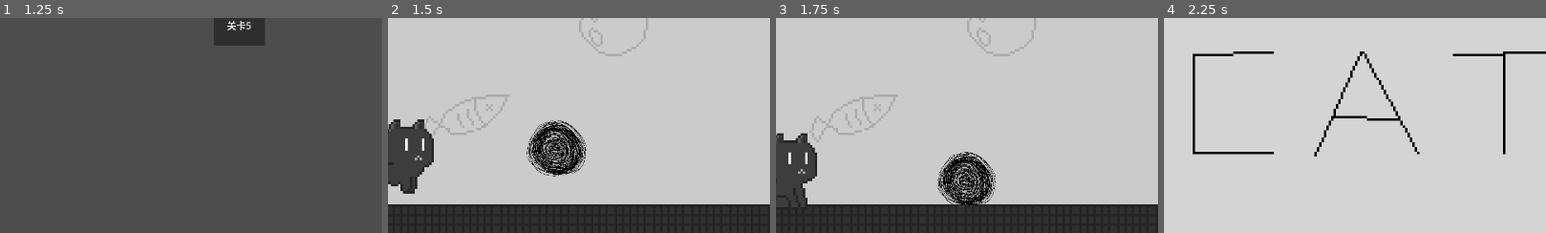
Above: before the commit, frames 1-4 (left to right).
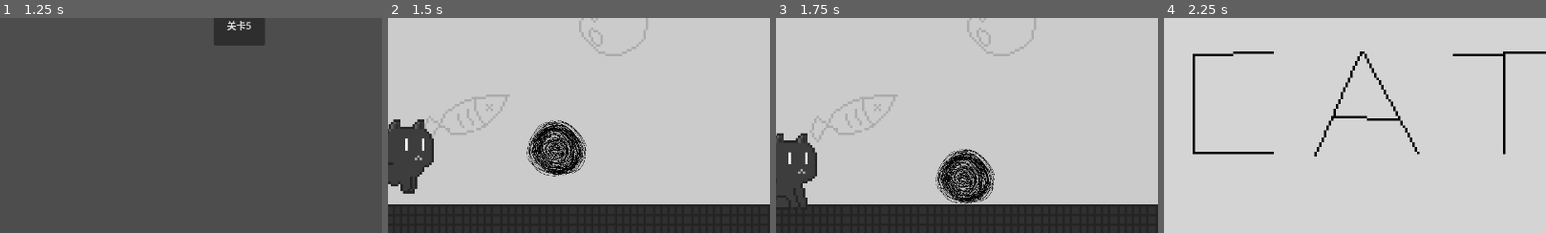
Above: after the commit, the same moments.

Repository: lzcm729/cat-and-string-ball
Game: Godot game, scene res://GUI/start_menu.tscn
Two runs of this game, one before a commit and one after it. Both use one fixed random seed, a clock stepped at 60 frames per second and the inputs below.
Inputs:
- Up to frame 1 (1.25 s): click "Play" at 0.5 s
- Up to frame 2 (1.5 s): click "关卡1" at 1.25 s
- Up to frame 3 (1.75 s): no input
- Up to frame 4 (2.25 s): click "Back" at 2 s
The pictures show only the part of the screen within x 9-59%, y 50-100%; the shares and areas given below are measured in that part.

Frames 1-2 are identical in both runs. In frame 3, 2.2% of the frame differs, in the area x 41-58%, y 60-88%; in frame 4, nothing differs.

Commit message:
调整初始缩放

Diff:
--- a/StringBall/StringBall.tscn
+++ b/StringBall/StringBall.tscn
@@ -6,6 +6,7 @@
 [sub_resource type="PhysicsMaterial" id="PhysicsMaterial_duu8p"]
 
 [sub_resource type="CircleShape2D" id="CircleShape2D_eoqub"]
+radius = 50.0
 
 [node name="StringBall" type="RigidBody2D"]
 collision_layer = 2
@@ -19,5 +20,4 @@
 texture = ExtResource("2_wgvc4")
 
 [node name="CollisionShape2D" type="CollisionShape2D" parent="."]
-scale = Vector2(4.5, 4.5)
 shape = SubResource("CircleShape2D_eoqub")
